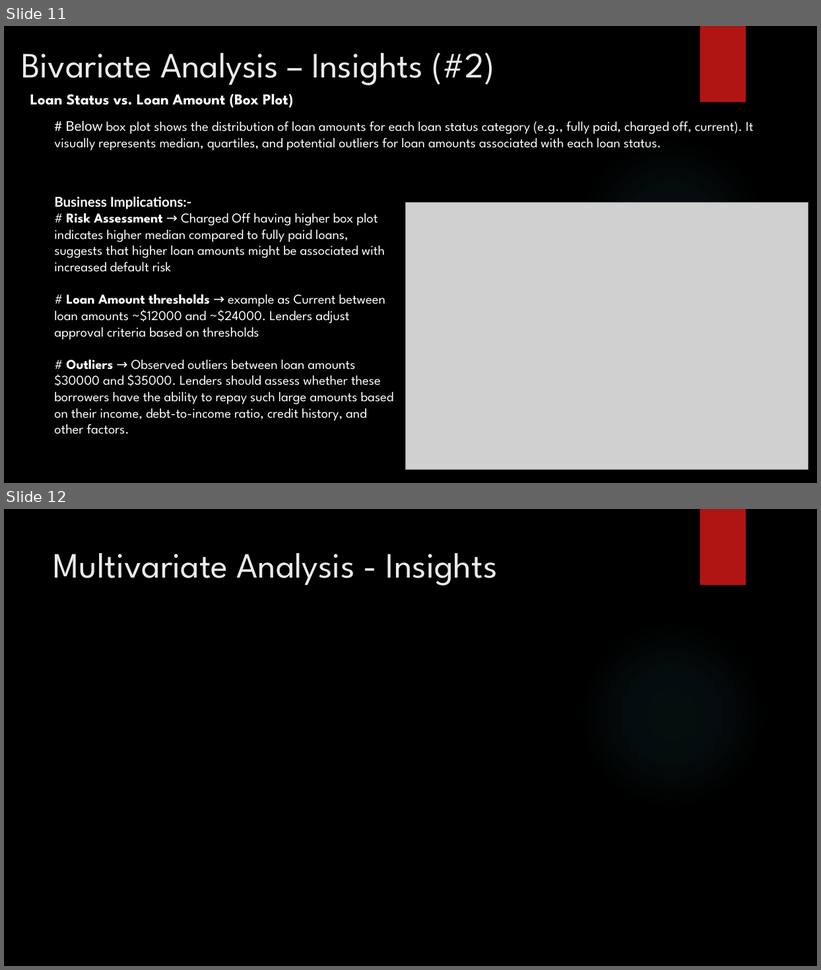
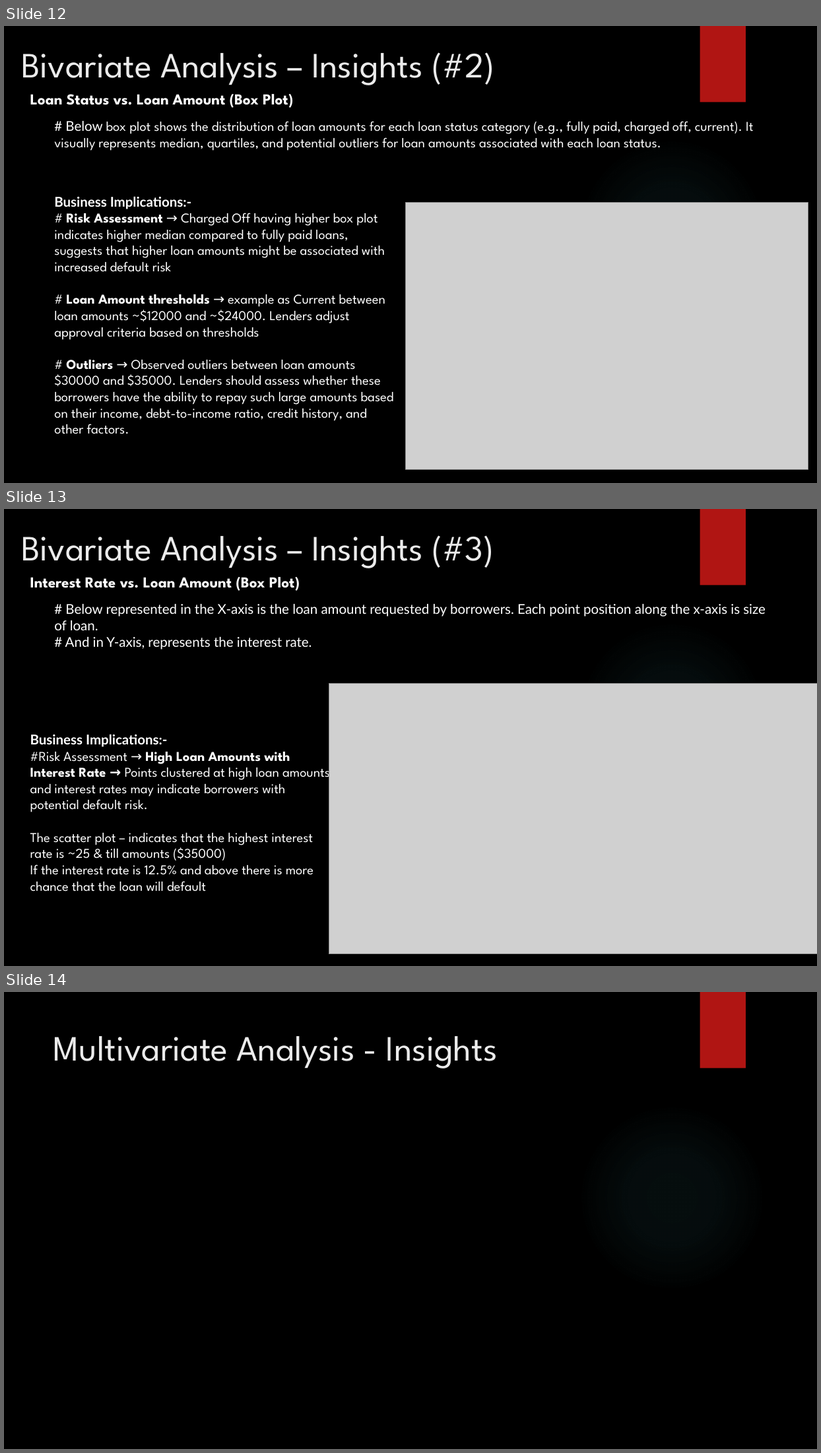
Before and after one commit to phanirajcm/LendingClubCaseStudy, a slide deck: Lending Club Case Study.pptx. Shown one above the other, each under a label of ours: slides 11 and 12 before the commit, slides 12, 13 and 14 after it. The pictures are 821x970 and 821x1453 pixels, drawn with LibreOffice and Linux fonts; fonts in the diff are those of the drawing; grey boxes stand for pictures; background and template pictures are left out. Boxes give left, top, right and bottom in pixels: in the first picture for what was removed or moved away, otherwise in the second. Text is boxed around its words. In the diff, an @@ line names an element or a change of style, - is before the commit and + after.

Commit message:
[Add] Few Analysis

```diff
--- a/Lending Club Case Study.pptx
+++ b/Lending Club Case Study.pptx
@@ slide 13 added at (x1=4, y1=509, x2=817, y2=966), background picture (left out); not listed: 2 template elements that a slide beside it also shows @@
@@ title added at (x1=21, y1=535, x2=494, y2=568), 42 pt, text #EBEBEB @@
+Bivariate Analysis – Insights (#3)
@@ text added at (x1=30, y1=577, x2=300, y2=591), 18 pt, text #FFFFFF, bold @@
+Interest Rate vs. Loan Amount (Box Plot)
@@ text added at (x1=54, y1=604, x2=766, y2=650), 16 pt, text #FFFFFF @@
+# Below represented in the X-axis is the loan amount requested by borrowers. Each point position along the x-axis is size of loan.
+# And in Y-axis, represents the interest rate.
@@ picture added at (x1=329, y1=683, x2=817, y2=955) @@
@@ text added at (x1=30, y1=734, x2=330, y2=892), 16 pt, text #FFFFFF @@
+Business Implications:-
+#Risk Assessment → High Loan Amounts with Interest Rate → Points clustered at high loan amounts and interest rates may indicate borrowers with potential default risk.
+The scatter plot – indicates that the highest interest rate is ~25 & till amounts ($35000)
+If the interest rate is 12.5% and above there is more chance that the loan will default
@@ what was slide 11 is now slide 12 @@
@@ what was slide 12 is now slide 14 @@
```
Also in this commit, not shown: 2 slides changed, 1 other slide added, 1 other file.
